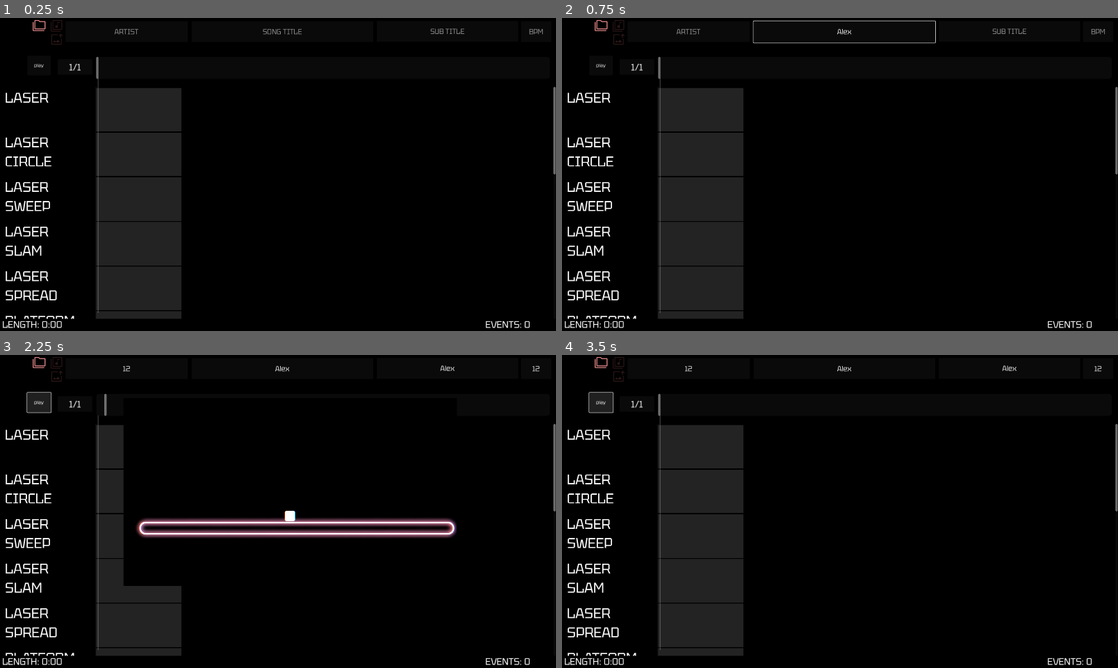
Above: before the commit, frames 1-4 (two rows, left to right).
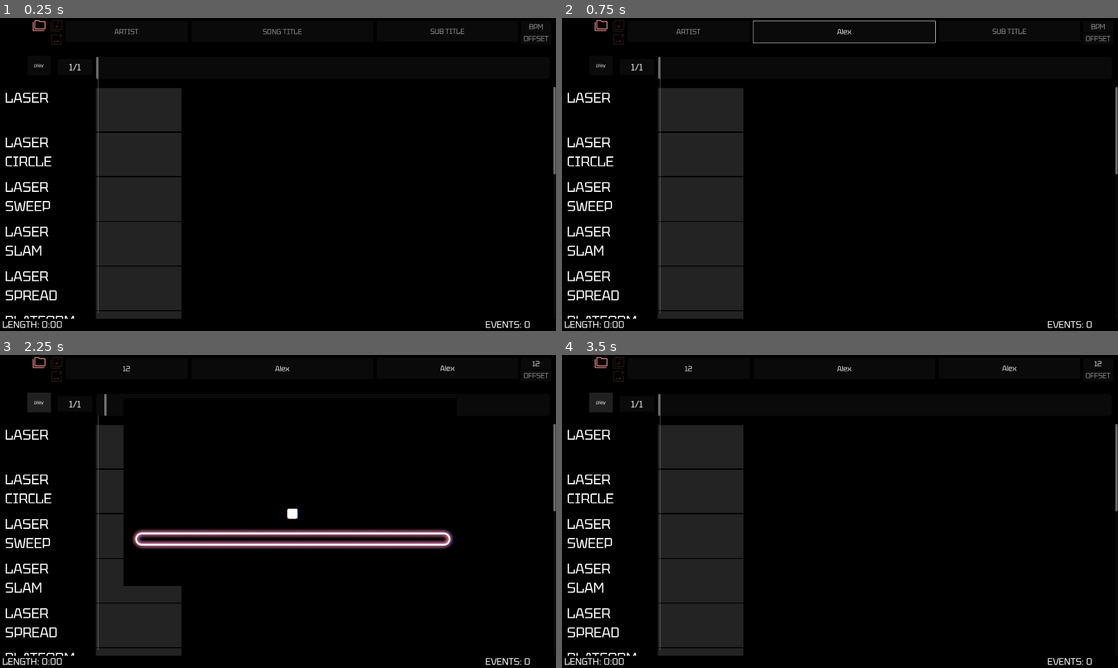
Above: after the commit, the same moments.

Repository: FireEntity1/beat-jumper
Game: Godot game, scene res://scenes/editor.tscn
Two runs of this game, one before a commit and one after it. Both use one fixed random seed, a clock stepped at 60 frames per second and the inputs below. This scene is started directly instead of the project's main scene. Sound files missing from this copy of the repository are replaced by a short silence.
Inputs (mouse positions are in pixels of both pictures, inside the frame that each line leads up to):
- Up to frame 1 (0.25 s): no input
- Up to frame 2 (0.75 s): click (845, 30) at 0.52 s; type "Alex" at 0.6 s
- Up to frame 3 (2.25 s): click (444, 367) at 0.75 s; type "Alex" at 0.83 s; click (127, 367) at 0.98 s; type "12" at 1.07 s; click (533, 367) at 1.27 s; type "12" at 1.35 s; click "play" at 2 s
- Up to frame 4 (3.5 s): click "play" at 2.75 s

The runs differ from the first frame. In frame 1, 0.1% of the frame differs, in the area x 94-99%, y 1-8%; in frame 2, 0.1%; in frame 3, 3.8%, in the area x 4-99%, y 1-62%; in frame 4, 0.1%.

Commit message:
feat: timing related changes

Diff:
--- a/scenes/editor.tscn
+++ b/scenes/editor.tscn
@@ -47,9 +47,18 @@
 offset_left = 1799.0
 offset_top = 11.0
 offset_right = 1904.0
-offset_bottom = 85.0
+offset_bottom = 51.0
 theme_override_font_sizes/font_size = 24
 placeholder_text = "BPM"
+alignment = 1
+
+[node name="offset" type="LineEdit" parent="."]
+offset_left = 1799.0
+offset_top = 52.0
+offset_right = 1904.0
+offset_bottom = 92.0
+theme_override_font_sizes/font_size = 24
+placeholder_text = "OFFSET"
 alignment = 1
 
 [node name="pickmusic" type="TextureButton" parent="."]
@@ -161,6 +170,7 @@
 disable_3d = true
 handle_input_locally = false
 use_hdr_2d = true
+audio_listener_enable_2d = true
 size = Vector2i(1920, 1080)
 render_target_update_mode = 0
 
@@ -170,6 +180,7 @@
 [connection signal="text_changed" from="subtitle" to="." method="_on_subtitle_text_changed"]
 [connection signal="text_changed" from="artist" to="." method="_on_artist_text_changed"]
 [connection signal="text_changed" from="bpm" to="." method="_on_bpm_text_changed"]
+[connection signal="text_changed" from="offset" to="." method="_on_offset_text_changed"]
 [connection signal="button_up" from="pickmusic" to="." method="_on_pickmusic_button_up"]
 [connection signal="button_up" from="pickimage" to="." method="_on_pickimage_button_up"]
 [connection signal="button_up" from="pickfolder" to="." method="_on_pickfolder_button_up"]
--- a/scenes/main_game.tscn
+++ b/scenes/main_game.tscn
@@ -8,6 +8,7 @@
 [ext_resource type="Shader" uid="uid://cbpa8qugk4ew0" path="res://shaders/fog.gdshader" id="4_0rdsr"]
 [ext_resource type="PackedScene" uid="uid://c6pfcul8lmyr6" path="res://components/visualizer.tscn" id="7_wi4c7"]
 [ext_resource type="AudioStream" uid="uid://c844h23x0bc8g" path="res://components/[For EGCS 2023 FN-TB] trung-nova - Roars of V.E.N.G.E.A.N.C.E -Take Back Everything-.mp3" id="8_70vka"]
+[ext_resource type="AudioStream" uid="uid://p7omwgbrer7h" path="res://audio/sfx/click.wav" id="9_2l77h"]
 
 [sub_resource type="Environment" id="Environment_72e8q"]
 background_mode = 3
@@ -189,3 +190,8 @@
 panning_strength = 0.0
 
 [node name="events" type="Node2D" parent="."]
+
+[node name="click" type="AudioStreamPlayer2D" parent="."]
+position = Vector2(-1, 235)
+stream = ExtResource("9_2l77h")
+attenuation = 0.000850147
--- a/scripts/editor.gd
+++ b/scripts/editor.gd
@@ -30,6 +30,7 @@
 
 func _ready() -> void:
 	map = global.default_map.duplicate(true)
+	preview.is_preview = true
 	cur_bpm = map.bpm
 	$timeline.mouse_filter = Control.MOUSE_FILTER_IGNORE
 	$cursor.mouse_filter = Control.MOUSE_FILTER_IGNORE
@@ -64,6 +65,8 @@
 func _process(delta: float) -> void:
 	if Input.is_action_just_pressed("save"):
 		save()
+	if Input.is_action_just_pressed("ui_accept"):
+		_on_play_button_up()
 
 	if $song.playing:
 		cursor = time_to_beat($song.get_playback_position())
@@ -301,6 +304,7 @@
 	$subtitle.text = map.sub
 	$artist.text = map.artist
 	$bpm.text = str(map.bpm)
+	$offset.text = str(map.offset)
 
 func _on_pickmusic_button_up() -> void:
 	var dialog = FileDialog.new()
@@ -348,6 +352,7 @@
 	$pickimage.release_focus()
 
 func _on_play_button_up() -> void:
+	$play.release_focus()
 	if not $song.playing:
 		$song.play(beat_to_time(cursor))
 		preview.modify(true,beat_to_time(cursor),cursor,map)
@@ -403,9 +408,10 @@
 			break
 		var segment_beats = min(target, next_beat) - cur.beat
 		time += segment_beats * (60.0/ cur.new_bpm)
-	return time
+	return time + map.offset
 
 func time_to_beat(time: float):
+	time -= map.offset
 	var bpm_changes = get_bpm_changes()
 	var elapsed = 0.0
 	for i in range(bpm_changes.size()):
@@ -423,3 +429,6 @@
 
 func _on_scroll_scroll_ended() -> void:
 	print("scroll ended")
+
+func _on_offset_text_changed(new_text: String) -> void:
+	map.offset = float(new_text)
--- a/scripts/editor_event.gd
+++ b/scripts/editor_event.gd
@@ -47,6 +47,10 @@
 				editable = LineEdit.new()
 				editable.text = str(event_data[key])
 				editable.connect("text_changed", _on_speedpicker_changed)
+			"length":
+				editable = LineEdit.new()
+				editable.text = str(event_data[key])
+				editable.connect("text_changed", _on_length_changed)
 			"pos":
 				editable = POS_EDITOR.instantiate()
 				pos_editor = editable
@@ -101,7 +105,7 @@
 			$edit/container.add_child(label)
 			$edit/container.add_child(editable)
 		if key == "length":
-			custom_minimum_size.x = 300 * event_data.length
+			custom_minimum_size.x = 300 * float(event_data.length)
 
 func _on_editable_changed(data,key: String):
 	var old = event_data.duplicate(true)
@@ -124,6 +128,20 @@
 	text = regex.sub(text,"$1.0", true)
 	if exp.parse(str(text)) == OK:
 		var value = exp.execute()
+		event_data.speed = value
+	else:
+		print("error")
+	parent.modify(old,event_data)
+
+func _on_length_changed(text):
+	var old = event_data
+	var exp = Expression.new()
+	var regex = RegEx.new()
+	regex.compile(r"\b(\d+)\b")
+	text = regex.sub(text,"$1.0", true)
+	if exp.parse(str(text)) == OK:
+		var value = exp.execute()
+		event_data.length = value
 		print(value)
 	else:
 		print("error")
--- a/scripts/event_handler.gd
+++ b/scripts/event_handler.gd
@@ -100,7 +100,7 @@
 		"beat": 11,
 		"pos": Vector2(5,1),
 		"rot": 45,
-		"amount": 16,
+		"amount": 8,
 		"speed": 1.0/16.0,
 		"distance": 300,
 		"outwards": false,
@@ -332,10 +332,15 @@
 func modify(playing: bool, time: float, new_beat: float, new_map: Dictionary = {}):
 	for event in $events.get_children():
 		event.queue_free()
-	if new_map.has("map"):
-		map = new_map
+	if new_map.has("data"):
+		map = new_map.duplicate(true)
+		print(map)
+
 	event_index = 0
 	reset_states()
+
+	map.data.sort_custom(sort_by_trigger_beat)
+
 	for event in map.data:
 		if event.beat < new_beat:
 			event_index += 1
@@ -348,9 +353,13 @@
 		$music.stop()
 
 func reset_states():
+	$player.position = Vector2(0,0)
 	target_platform_colour = global.colours_raw.purple
 	platform_colour_speed = 1
 	showing_sun = false
 	global.visualizer = true
 	global.shake = false
 	global.camera_kick = false
+
+func click():
+	$click.play()
--- a/scripts/laser.gd
+++ b/scripts/laser.gd
@@ -50,6 +50,12 @@
 			queue_free()
 
 func start_fire_seq():
+	var parent: Node2D
+	if get_parent().get_parent().get_parent().has_method("click"):
+		parent = get_parent().get_parent().get_parent()
+	else:
+		parent = get_parent().get_parent()
+	parent.click()
 	if is_fired:
 		return
 	is_fired = true
Not shown, added: audio/sfx/click.wav.import
Not shown: 1 places in scenes/main_game.tscn that only renumber resources
Not shown, added: audio/sfx/click.wav
